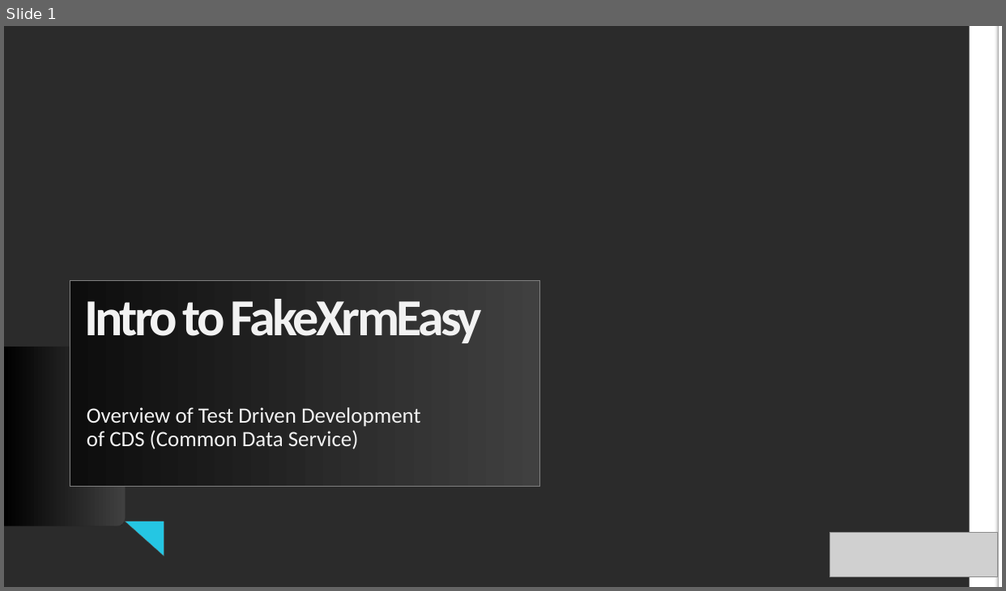
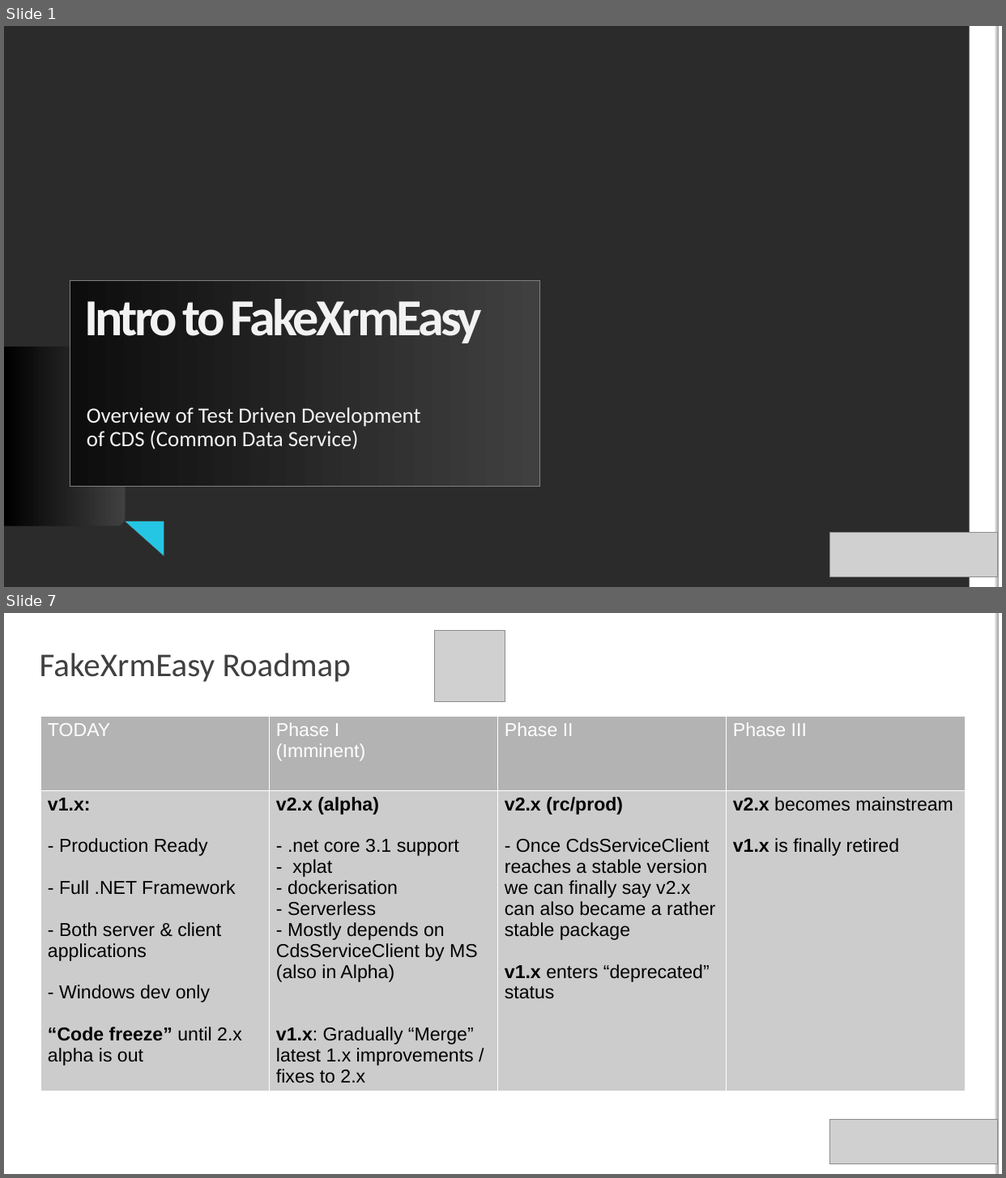
Before and after one commit to DynamicsValue/malaysia-bizappug-intro-to-fake-xrm-easy, a slide deck: Slides.pptx. Shown one above the other, each under a label of ours: slide 1 before the commit, slides 1 and 7 after it; the slides between them are not shown. The pictures are 1006x591 and 1006x1178 pixels, drawn with LibreOffice and Linux fonts; fonts in the diff are those of the drawing; grey boxes stand for pictures; background and template pictures are left out; a plain dark background stands for a picture behind light text. Boxes give left, top, right and bottom in pixels: in the first picture for what was removed or moved away, otherwise in the second. Text is boxed around its words. In the diff, an @@ line names an element or a change of style, - is before the commit and + after.

```diff
--- a/Slides.pptx
+++ b/Slides.pptx
@@ slide 7 added at bbox=[4, 613, 1002, 1174], background #FFFFFF; not listed: 2 template elements that a slide beside it also shows @@
@@ picture added at bbox=[434, 630, 505, 701] @@
@@ text added at bbox=[40, 653, 351, 682], 32 pt, text #404040 @@
+FakeXrmEasy Roadmap
@@ table added at bbox=[40, 717, 965, 1091], 2 rows, 4 columns @@
+TODAY | Phase I / (Imminent) | Phase II | Phase III
+v1.x: / - Production Ready / - Full .NET Framework / - Both server & client applications / - Windows dev only / “Code freeze” until 2.x alpha is out | v2.x (alpha) / - .net core 3.1 support / - xplat / - dockerisation / - Serverless / - Mostly depends on CdsServiceClient by MS (also in Alpha) / v1.x: Gradually “Merge” latest 1.x improvements / fixes to 2.x | v2.x (rc/prod) / - Once CdsServiceClient reaches a stable version we can finally say v2.x can also became a rather stable package / v1.x enters “deprecated” status | v2.x becomes mainstream / v1.x is finally retired
@@ picture added at bbox=[829, 1120, 997, 1165] @@
```
Also in this commit, not shown: 1 slide changed, 8 other slides added, 7 slides removed, 1 other file.
